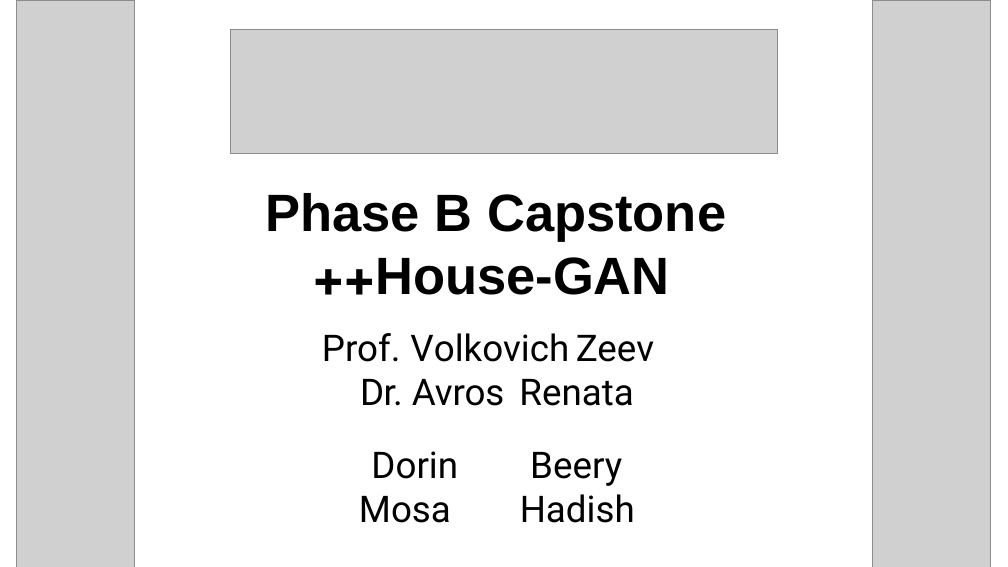
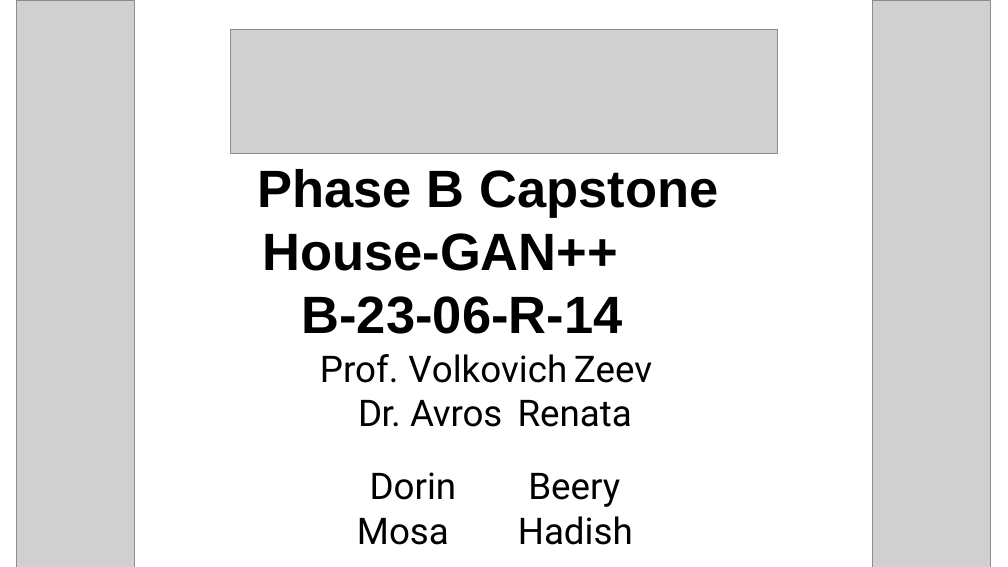
Before and after one commit to DorinBe/housegapp-gui, a slide deck: slide 1 of Capstone Project Phase B-23-06-R-14.pptx. Drawn at 1008x567 pixels with LibreOffice and Linux fonts; fonts in the diff are those of the drawing; grey boxes stand for pictures; background and template pictures are left out. Boxes give left, top, right and bottom in pixels: in the first picture for what was removed or moved away, otherwise in the second. Text is boxed around its words. In the diff, an @@ line names an element or a change of style, - is before the commit and + after.

Commit message:
update project code in presentation

```diff
--- a/Capstone Project Phase B-23-06-R-14.pptx
+++ b/Capstone Project Phase B-23-06-R-14.pptx
@@ title at bbox=[257, 169, 623, 334]: text changed @@
-Capstone Phase B House-GAN++
+Capstone Phase B House-GAN++
+B-23-06-R-14
@@ text "Prof. Volkovich Zeev Dr. Avros ...": place and size @@
-text "Prof. Volkovich Zeev Dr. Avros ..." at bbox=[322, 333, 654, 523]
+text "Prof. Volkovich Zeev Dr. Avros ..." at bbox=[320, 354, 652, 545]
```
